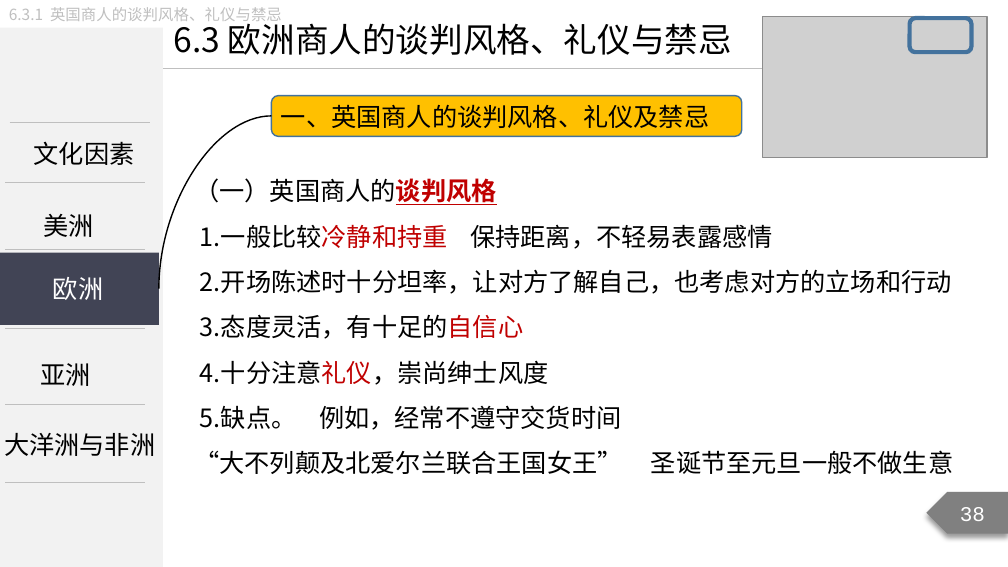
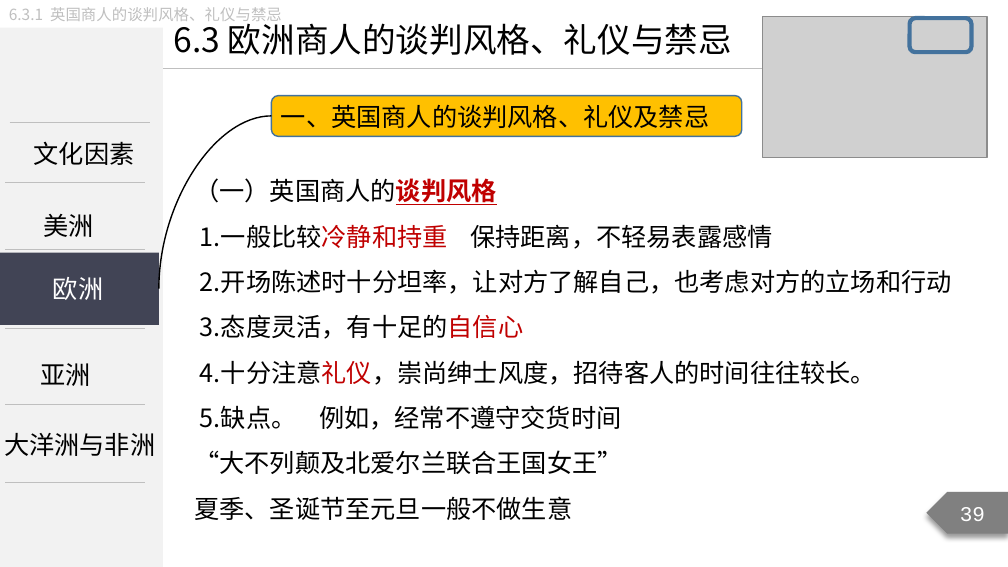
Before and after one commit to Call-me-zhy/tangtang, a slide deck: slide 39 of 3 国际商务谈判/课件/国际商务谈判精讲9.pptx (slide 38 before the commit). Drawn at 1008x567 pixels with LibreOffice and Linux fonts; fonts in the diff are those of the drawing; grey boxes stand for pictures. Boxes give left, top, right and bottom in pixels: in the first picture for what was removed or moved away, otherwise in the second. Text is boxed around its words. In the diff, an @@ line names an element or a change of style, - is before the commit and + after.

```diff
--- a/3 国际商务谈判/课件/国际商务谈判精讲9.pptx
+++ b/3 国际商务谈判/课件/国际商务谈判精讲9.pptx
@@ text at (x1=200, y1=360, x2=876, y2=385): text changed @@
-4.十分注意礼仪，崇尚绅士风度
+4.十分注意礼仪，崇尚绅士风度，招待客人的时间往往较长。
@@ text at (x1=194, y1=450, x2=622, y2=520): text changed @@
-“大不列颠及北爱尔兰联合王国女王” 圣诞节至元旦一般不做生意
+“大不列颠及北爱尔兰联合王国女王”
+夏季、圣诞节至元旦一般不做生意
@@ page number at (x1=960, y1=507, x2=985, y2=521): text changed @@
-38
+39
```
Also in this commit, not shown: 49 other slides changed, 3 slides added, 1 slide removed, 11 other files.
